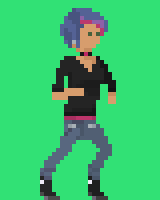
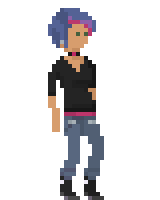
Two versions of the same layered image (w=160, h=200). Layer-by-layer changes:
added layer "Layer 11" above "Layer 10" over [48, 8, 104, 200]
added layer "Layer 10" above "Layer 9" over [40, 16, 104, 200]
added layer "Layer 9" above "Layer 8" over [28, 8, 104, 196]
painted on "Layer 8" over [0, 0, 160, 200]
painted on "Layer 7" over [0, 0, 160, 200]
painted on "Layer 6" over [0, 0, 160, 200]
painted on "Layer 5" over [0, 0, 160, 200]
painted on "Layer 4" over [0, 0, 160, 200]
painted on "Layer 3" over [0, 0, 160, 200]
painted on "Layer 2" over [0, 0, 160, 200]
painted on "Layer 1" over [0, 0, 160, 200]
